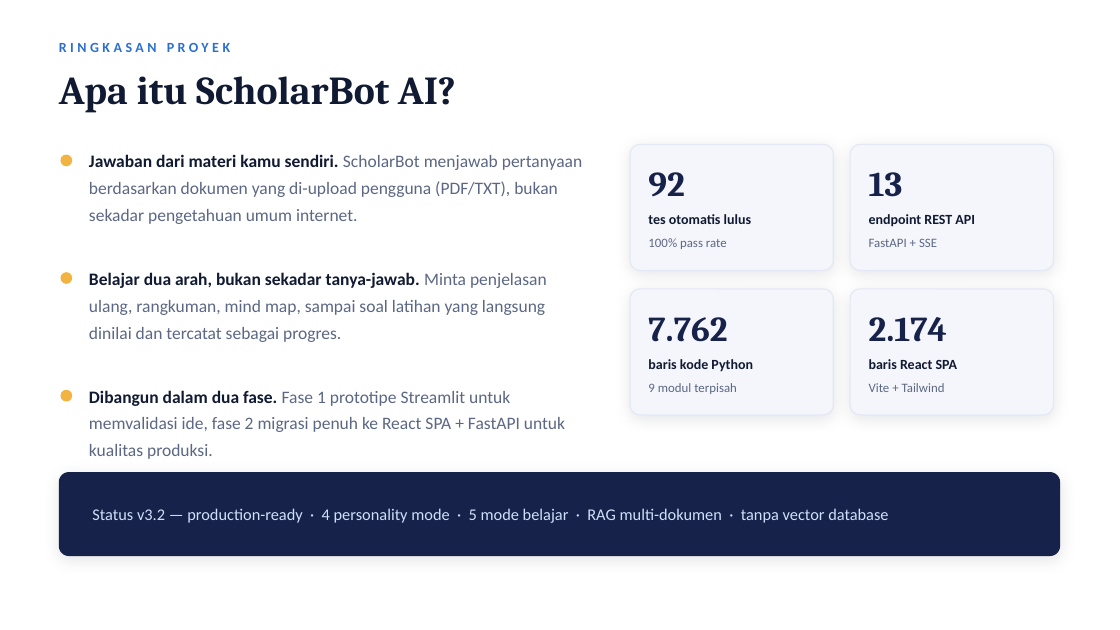
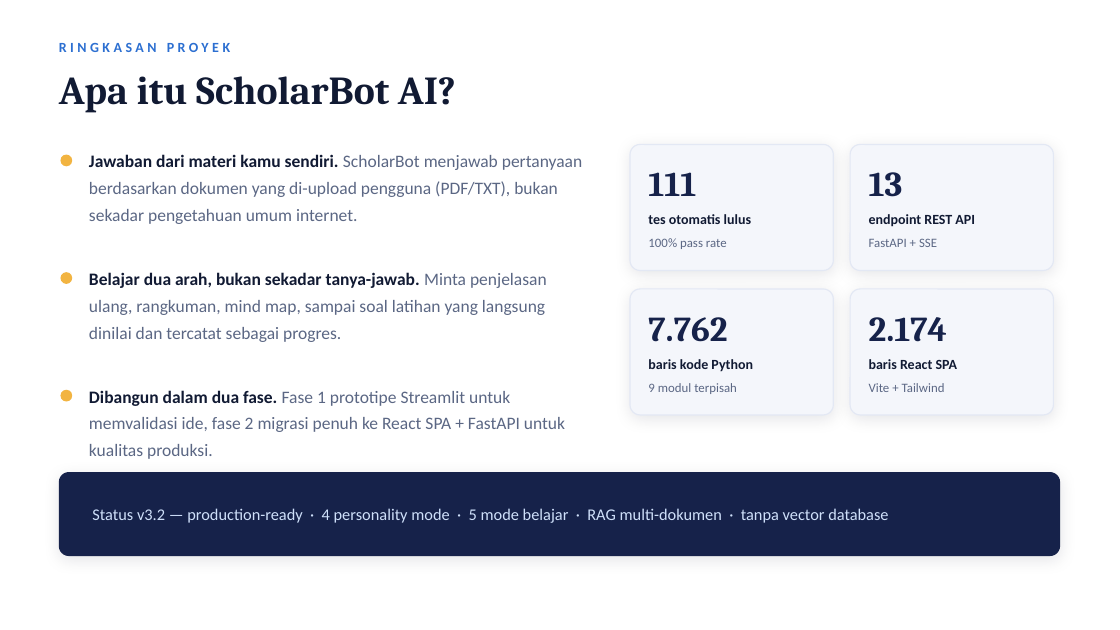
Before and after one commit to loxleyftsck/SCHOLARBOT-AI, a slide deck: slide 2 of ScholarBot_AI_Portfolio.pptx. Drawn at 1120x630 pixels with LibreOffice and Linux fonts; fonts in the diff are those of the drawing. Boxes give left, top, right and bottom in pixels: in the first picture for what was removed or moved away, otherwise in the second. Text is boxed around its words. In the diff, an @@ line names an element or a change of style, - is before the commit and + after.

```diff
--- a/ScholarBot_AI_Portfolio.pptx
+++ b/ScholarBot_AI_Portfolio.pptx
@@ text at box(648, 172, 696, 196): text changed @@
-92
+111
```
Also in this commit, not shown: 9 other slides changed, 6 other files.
